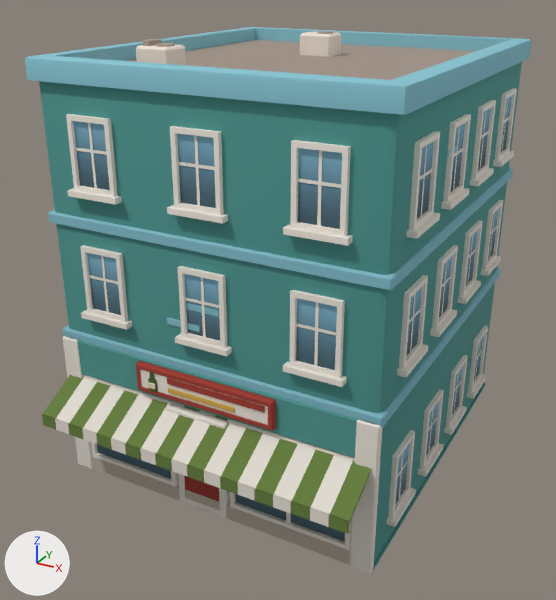
One commit to the glTF model newcity/art/kit/tremont_e1.glb: the scene before it, then after it.
One viewpoint serves both versions: a 50 mm camera at (9.94, -19.56, 13.96) aimed at (-0.1, -1.3, 4.83). The lights are fixed; the arrows at lower left show +X, +Y and +Z. The first picture is the older version. Vertices at exactly the same position are counted once.

Objects in the first picture: 'tremont_e1'.
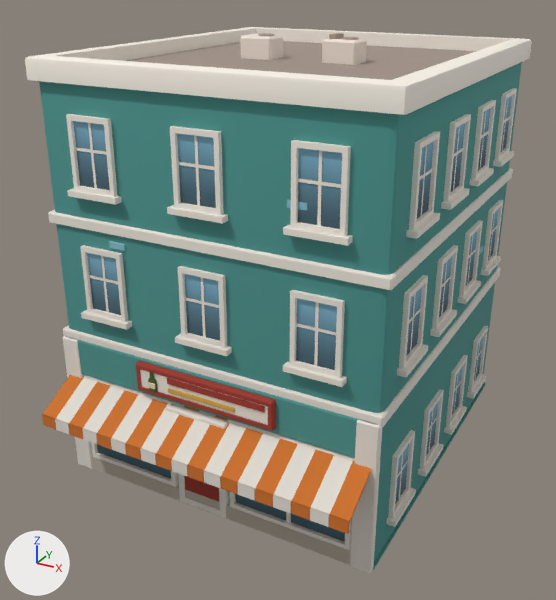
Edits to the bpy script that builds the scene:
```text
Change me_tremont_e1:
    where me_tremont_e1.from_pydata(...)  # 1808 vertices, 2530 faces; spans x -4.99..4.99, y -6.64..5.41, z 0.0..12.19
    used by ob_tremont_e1; location = (0.0, 0.0, 0.0)
    me_tremont_e1 part 1: the loose piece of 16 vertices spanning x 3.08..3.58, y -5.29..-5.25, z 1.73..1.9 is moved by (-0.77, 0.0, 7.34)
    me_tremont_e1 part 2: the loose piece of 16 vertices spanning x -0.56..0.44, y -5.29..-5.25, z 6.03..6.2 is moved by (0.78, 0.0, -4.69)
    me_tremont_e1 part 3: the loose piece of 16 vertices spanning x -1.14..-0.14, y -5.29..-5.25, z 5.48..5.65 is scaled about its middle by (0.493, 1, 1), then moved by (-1.95, 0.0, 1.77)
    me_tremont_e1 part 4: the loose piece of 16 vertices spanning x 4.75..4.79, y -1.92..-1.17, z 9.75..9.92 is scaled about its middle by (1, 0.66, 1), then moved by (0.0, 3.96, -3.78)
    me_tremont_e1 part 5: the loose piece of 16 vertices spanning x -0.45..0.03, y 1.5..1.98, z 12.07..12.11 is moved by (-1.1, -1.51, 0.0)
    me_tremont_e1 part 6: the loose piece of 20 vertices spanning x -0.86..0.14, y 1.34..2.14, z 11.47..12.07 is moved by (-1.1, -1.51, 0.0)
    me_tremont_e1 part 7: the loose piece of 16 vertices spanning x -2.33..-1.85, y -3.67..-3.19, z 12.07..12.11 is moved by (3.27, 3.8, 0.0)
    me_tremont_e1 part 8: the loose piece of 20 vertices spanning x -2.74..-1.74, y -3.83..-3.03, z 11.47..12.07 is moved by (3.27, 3.8, 0.0)
    me_tremont_e1 part 9: the loose piece of 8 vertices spanning x -2.59..-2.39, y -3.68..-3.18, z 12.07..12.19 is moved by (3.27, 3.8, 0.0)
    me_tremont_e1 part 10: texture (UV) coordinates of 574 of 2530 faces, centred in x -4.91..4.91, y -6.64..5.41, z 1.58..11.85, changed; they spanned u 0.22..0.72, v 0.02..0.11 and now span u 0.22..0.97, v 0.02..0.11
```

What differs and where, as boxes [x1, y1, x2, y2] in the pictures (556 x 600 px; the box of a moved part takes in the faces that stretch with it):
'tremont_e1', reshaped, surface changed (lighter)
    both: [25, 27, 532, 573]
part 1 of me_tremont_e1, moved or reshaped (not visible before)
    after: [287, 200, 307, 211]
part 2 of me_tremont_e1, moved or reshaped (not visible afterwards)
    before: [186, 303, 219, 317]
part 3 of me_tremont_e1, moved or reshaped
    before: [167, 318, 200, 332]
    after: [109, 241, 126, 251]
part 4 of me_tremont_e1, moved or reshaped
    before: [446, 145, 457, 158]
    after: [479, 245, 484, 255]
part 5 of me_tremont_e1, moved or reshaped
    before: [318, 31, 333, 34]
    after: [258, 33, 275, 36]
part 6 of me_tremont_e1, moved or reshaped
    before: [300, 32, 341, 57]
    after: [240, 34, 283, 60]
part 7 of me_tremont_e1, moved or reshaped
    before: [155, 43, 175, 47]
    after: [342, 37, 358, 40]
part 8 of me_tremont_e1, moved or reshaped
    before: [136, 45, 186, 65]
    after: [322, 38, 367, 65]
part 9 of me_tremont_e1, moved or reshaped
    before: [142, 39, 161, 46]
    after: [329, 33, 344, 39]
part 10 of me_tremont_e1, surface changed (lighter)
    both: [25, 27, 532, 534]
